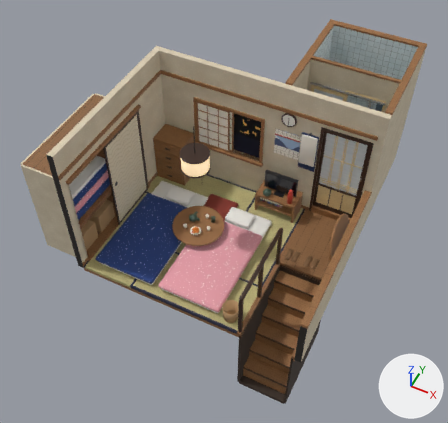
What one commit did to the Blender file blender/dorm.blend.
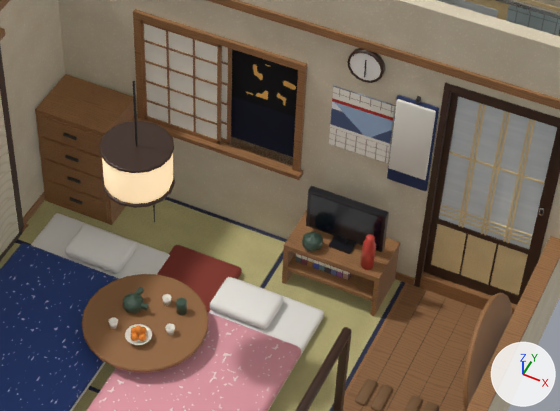
Each version appears first whole from a 50 mm camera at (2.83, -5.64, 7.95) aimed at (-0.29, 0.61, 0.13), and next in a close-up on the part from 31% to 82% of the width and 22% to 62% of the height. Arrows for +X, +Y and +Z are at lower right; the lights stay in place. The last two pictures show the newer version.

The first close-up shows 'Dorm', 'DormBathCut', 'DormBathDoor', 'DormBedding0', 'DormBedding1', 'DormLamp', 'DormLeftCut', 'DormTable', 'DormTableAway'.
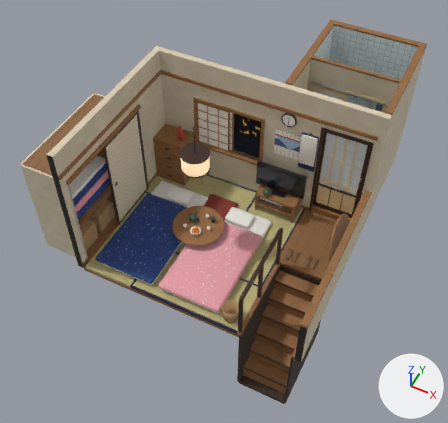
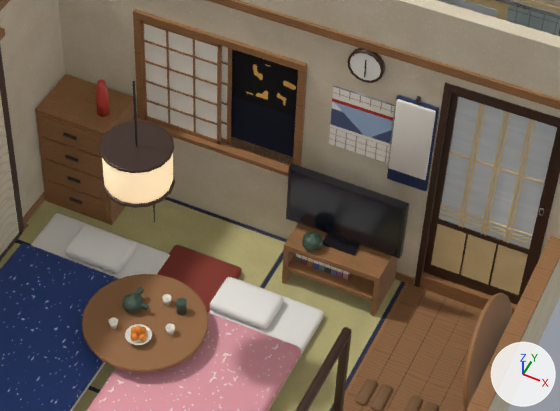
Location of each change, [x1, y1, x2, y2] in pixels of the close-ups (560 x 411 px; the box of a moved part takes in the faces that stretch with it):
part 1 of me_dormfloorbasea, moved or reshaped: before [329, 236, 357, 254]; after [323, 234, 360, 256]
part 2 of me_dormfloorbasea, moved or reshaped: before [306, 186, 389, 252]; after [286, 164, 409, 259]
part 3 of me_dormfloorbasea, moved or reshaped: before [309, 194, 382, 249]; after [289, 172, 403, 255]
part 4 of me_dormfloorbasea, moved or reshaped: before [360, 234, 376, 270]; after [95, 80, 110, 117]

The change, as a list of edits to the scene's bpy script:
```text
Change me_dormfloorbasea:
    where me_dormfloorbasea.from_pydata(...)  # 3924 vertices, 3484 faces; spans x -2.6..1.9, y -1.35..3.35, z -1.48..2.43
    used by ob_dorm; parent = ob_dormroot; location = (0.0, 0.0, 0.0)
    me_dormfloorbasea part 1: the loose piece of 8 vertices spanning x 0.4..0.56, y 1.07..1.21, z 0.44..0.46 is scaled about its middle by (1.5, 1, 1), then moved by (-0.01, 0.0, 0.0)
    me_dormfloorbasea part 2: the loose piece of 8 vertices spanning x 0.2..0.76, y 1.13..1.18, z 0.5..0.84 is scaled about its middle by (1.5, 1, 1.41), then moved by (-0.01, 0.0, 0.07)
    me_dormfloorbasea part 3: the loose piece of 8 vertices spanning x 0.23..0.74, y 1.13, z 0.52..0.82 is scaled about its middle by (1.55, 1, 1.43), then moved by (-0.01, 0.0, 0.07)
    me_dormfloorbasea part 4: the loose piece of 60 vertices spanning x 0.65..0.75, y 0.99..1.08, z 0.44..0.72 is moved by (-2.04, 0.06, 0.51)
```
